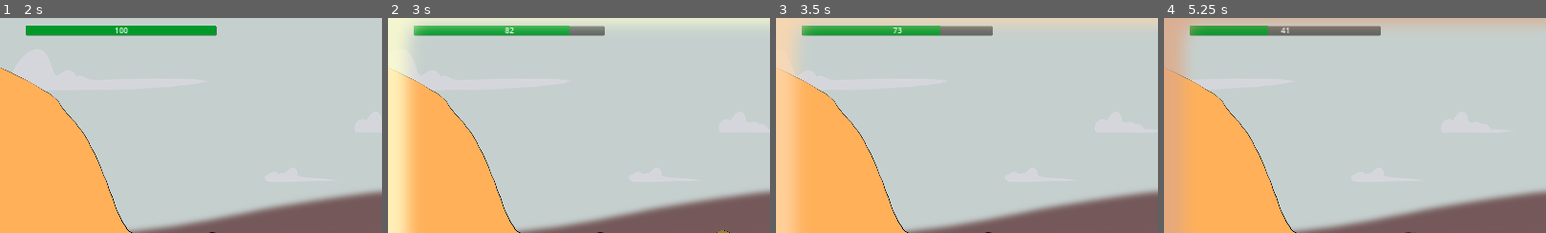
Above: before the commit, frames 1-4 (left to right).
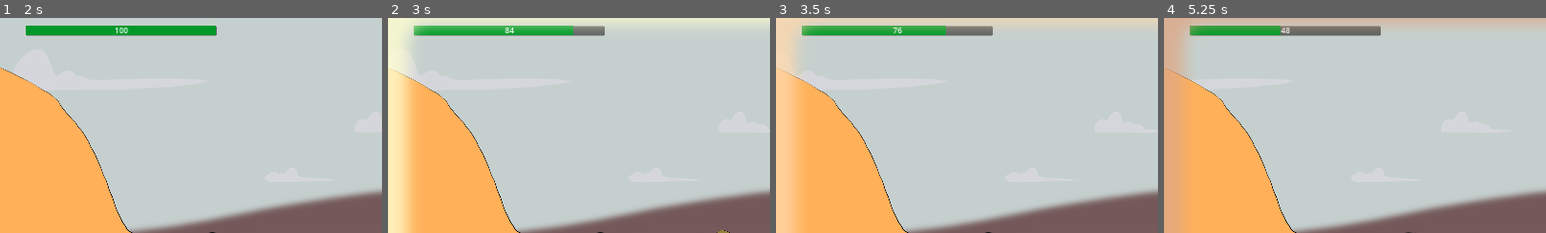
Above: after the commit, the same moments.

Repository: Niimphu/NewbieGameJam2023
Game: Godot game, scene res://Levels/MainMenu/MainMenu.tscn
The game is run twice, just before and just after one commit, with the same random seed, the same clock (stepped at 60 frames per second) and the same inputs.
Inputs:
- Up to frame 1 (2 s): click "Play" at 0.5 s; hold Right (ui_right) from 1.28 s (still down); hold J (attack) from 1.28 s (still down); tap Space (jump) at 1.52 s
- Up to frame 2 (3 s): release J (attack) at 2.03 s; tap K (toggle_parasol) at 2.1 s; tap Space (jump) at 2.27 s; release Right (ui_right) at 2.78 s; hold Left (ui_left) from 2.78 s (still down); hold J (attack) from 2.78 s (still down)
- Up to frame 3 (3.5 s): keep holding Left (ui_left); keep holding J (attack)
- Up to frame 4 (5.25 s): release Left (ui_left) at 3.53 s; release J (attack) at 3.53 s; hold Right (ui_right) 3.53-5.03 s; tap K (toggle_parasol) at 3.6, 5.1 s; tap Space (jump) at 3.77, 4.52 s; hold J (attack) 4.28-5.03 s; hold Left (ui_left) from 5.03 s (still down)
The pictures show only the part of the screen within x 0-50%, y 3-53%; the shares and areas given below are measured in that part.

Frame 1 is identical in both runs. In frame 2, less than 0.1% of the frame differs, in the area x 31-49%, y 3-8%; in frame 3, less than 0.1%; in frame 4, 0.2%, in the area x 27-33%, y 3-8%.

Commit message:
theoretically can die at 0hp

Diff:
--- a/Characters/Player/Player.gd
+++ b/Characters/Player/Player.gd
@@ -49,6 +49,7 @@
 # Get the gravity from the project settings to be synced with RigidBody nodes.
 var gravity = ProjectSettings.get_setting("physics/2d/default_gravity")# * parasol_gravity_modifier
 var direction = Vector2.ZERO
+var death_particle_explosion_scene = preload("res://Characters/CrownCrab/CrownCrabDeathParticleExplosion.tscn")
 
 func _ready():
 	update_parasol_animation_blend_positions()
@@ -193,3 +194,11 @@
 
 func _on_start_health_regen_timer():
 	regen_delay_timer.start()
+
+func _on_player_ui_player_died():
+	var death_particle_explosion = death_particle_explosion_scene.instantiate()
+	get_tree().get_first_node_in_group("level_root_node").add_child(death_particle_explosion)
+	death_particle_explosion.global_position = global_position
+	visible = false
+	queue_free()
+	return
--- a/Characters/Player/Player.tscn
+++ b/Characters/Player/Player.tscn
@@ -430,6 +430,14 @@
 floor_constant_speed = true
 floor_snap_length = 4.0
 script = ExtResource("1_cg0yb")
+DECELERATION = null
+ACCELERATION = null
+JUMP_VELOCITY = null
+MAX_WALK_VELOCITY = null
+ATTACKING_VELOCITY_MOD = null
+PARASOL_GRAVITY_MODIFIER = null
+OBJECT_PUSH_FORCE = null
+SHADOW_TRANSITION_SCALE = null
 
 [node name="PauseManager" parent="." instance=ExtResource("2_vbasy")]
 
@@ -499,4 +507,5 @@
 [node name="ToggleParasolCooldown" type="Timer" parent="."]
 one_shot = true
 
+[connection signal="player_died" from="CanvasLayer/PlayerUI" to="." method="_on_player_ui_player_died"]
 [connection signal="timeout" from="AttackCooldown" to="." method="_on_attack_cooldown_timeout"]
--- a/Characters/Player/PlayerStatManager.gd
+++ b/Characters/Player/PlayerStatManager.gd
@@ -2,21 +2,19 @@
 
 # Emitted when the player's health changes
 signal player_health_changed
-
 # Emitted when the player presses the input for toggling the parasol
 signal player_toggle_parasol(state: bool)
-
 # Emitted when the parasol is finished either opening or closing
 signal player_parasol_state_changed
-
 signal start_health_regen_timer
+signal player_died
 
 const MAX_HEALTH: float = 100
-const SUNLIGHT_DAMAGE_PER_SECOND: float = 18
+const SUNLIGHT_DAMAGE_PER_SECOND: float = 16
 const PASSIVE_HEALING_PER_SECOND: float = 5
 
 var health: float
-
+var is_alive: bool
 # Used to determine the animation state of the parasol
 var parasol_opening: bool = false
 
@@ -29,8 +27,13 @@
 func _ready():
 	self.connect("player_parasol_state_changed", _on_player_parasol_state_changed)
 	health = MAX_HEALTH
+	is_alive = true
 
 func _process(delta):
+	if health <= 0 and is_alive:
+		is_alive = false
+		player_died.emit()
+		get_tree().reload_current_scene()
 	if DirectSunlightManager.is_processing():
 		if DirectSunlightManager.player_in_sunlight and not parasol_open:
 			health = clampf(health - (SUNLIGHT_DAMAGE_PER_SECOND * delta), 0.0, MAX_HEALTH)
